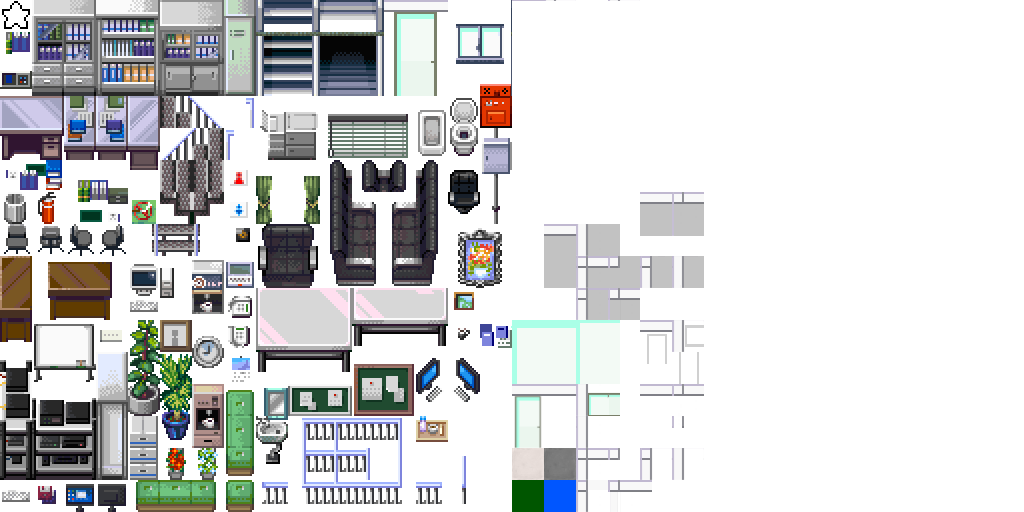
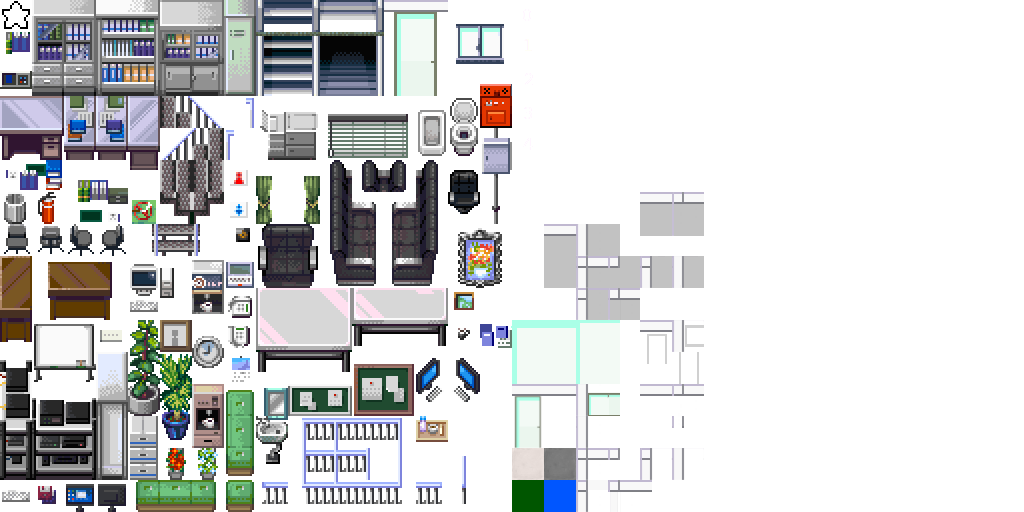
Layered file, before and after one edit (1024×512). Changes by layer:
painted on "tilesets_deviant_milkian_1.png" over (x1=511, y1=0, x2=640, y2=150)
